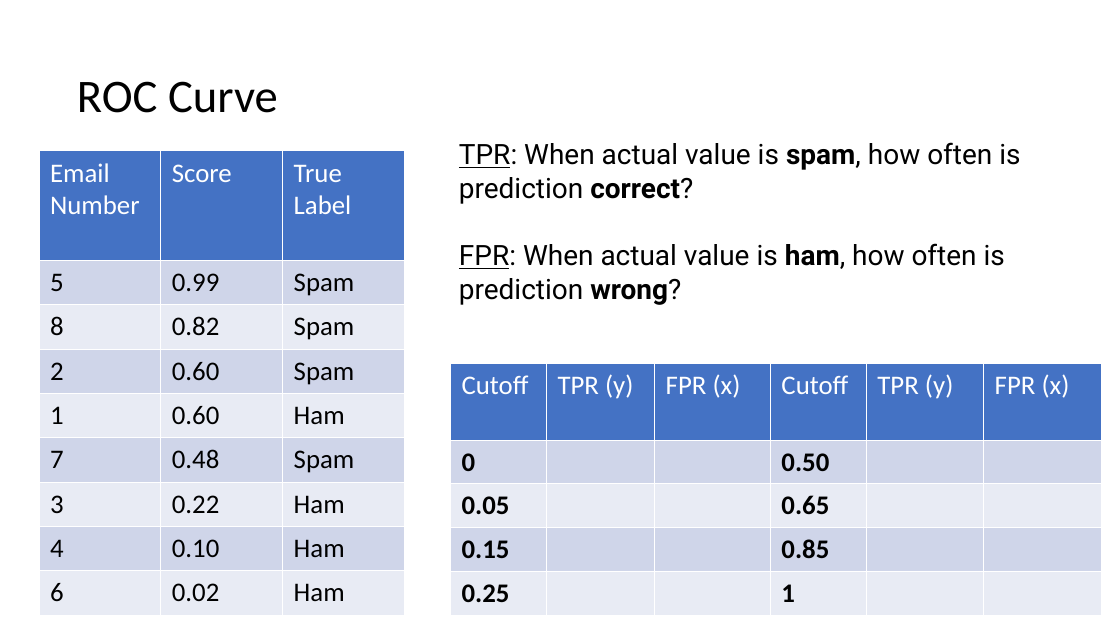
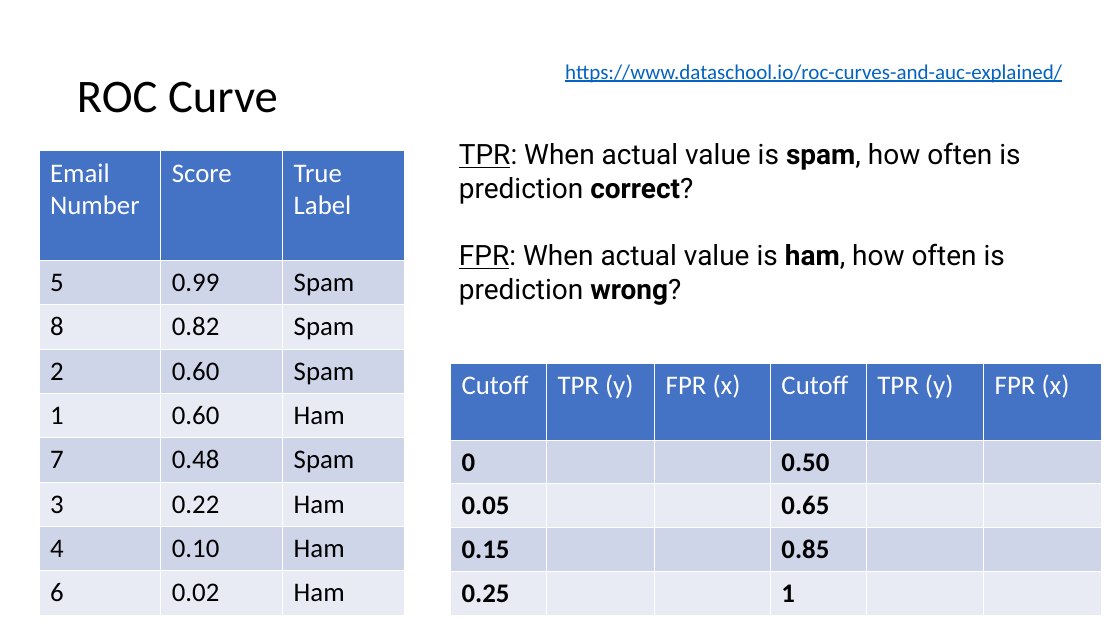
Before and after one commit to jayurbain/DataScienceIntro, a slide deck: slide 11 of slides/07_model_evaluation_and_metrics.pptx (slide 10 before the commit). Drawn at 1120x630 pixels with LibreOffice and Linux fonts; fonts in the diff are those of the drawing. Boxes give left, top, right and bottom in pixels: in the first picture for what was removed or moved away, otherwise in the second. Text is boxed around its words. In the diff, an @@ line names an element or a change of style, - is before the commit and + after.

```diff
--- a/slides/07_model_evaluation_and_metrics.pptx
+++ b/slides/07_model_evaluation_and_metrics.pptx
@@ text added at [565,64,1062,83], 18 pt, text #0563C1, underline @@
+https://www.dataschool.io/roc-curves-and-auc-explained/
```
Also in this commit, not shown: 1 other slide changed, 1 slide added, 4 other files.
